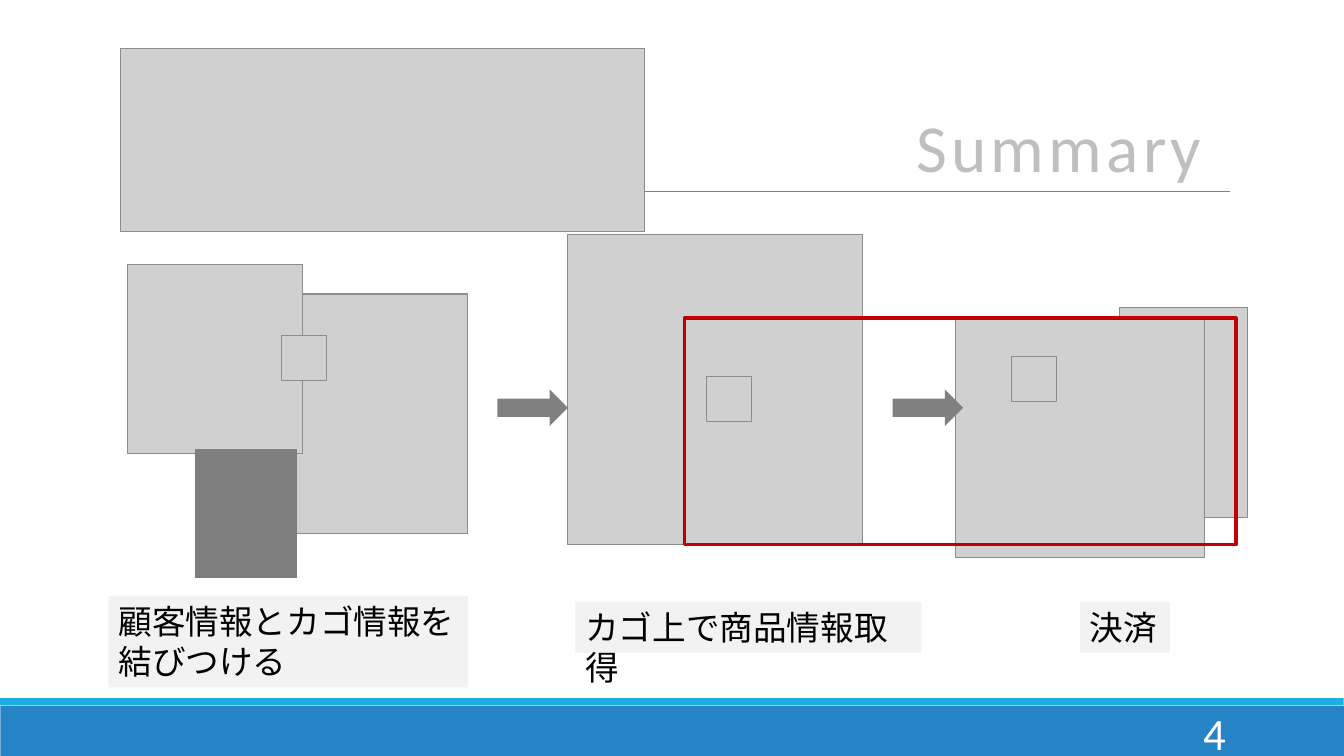
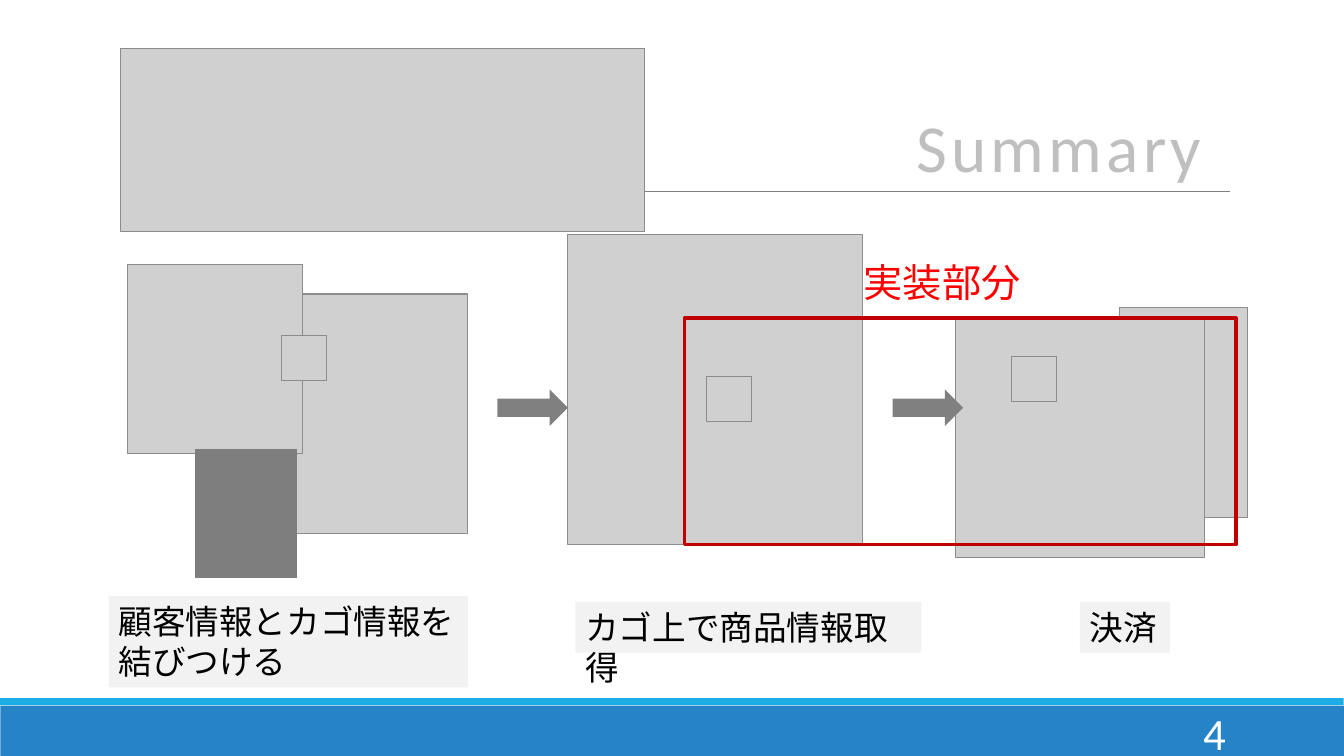
Before and after one commit to DJ956/YoloBarcodeReader, a slide deck: slide 5 of プレゼン/enpit_dan.pptx. Drawn at 1344x756 pixels with LibreOffice and Linux fonts; fonts in the diff are those of the drawing; grey boxes stand for pictures. Boxes give left, top, right and bottom in pixels: in the first picture for what was removed or moved away, otherwise in the second. Text is boxed around its words. In the diff, an @@ line names an element or a change of style, - is before the commit and + after.

```diff
--- a/プレゼン/enpit_dan.pptx
+++ b/プレゼン/enpit_dan.pptx
@@ text added at (864,264,1021,301), 28 pt, text #FF0000 @@
+実装部分
```
Also in this commit, not shown: 5 other slides changed, 7 slides added, 8 slides removed, 1 other file.
